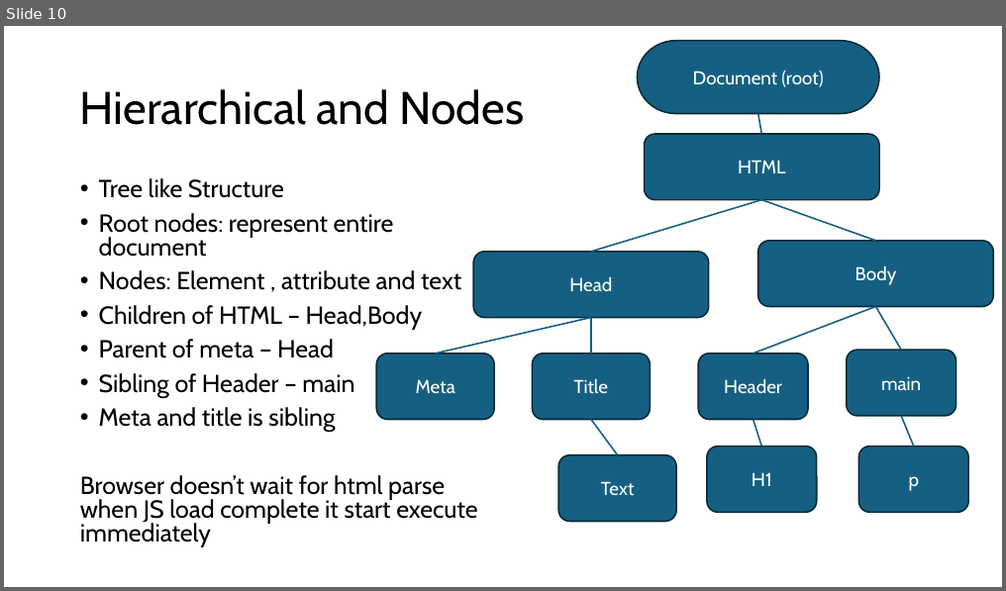
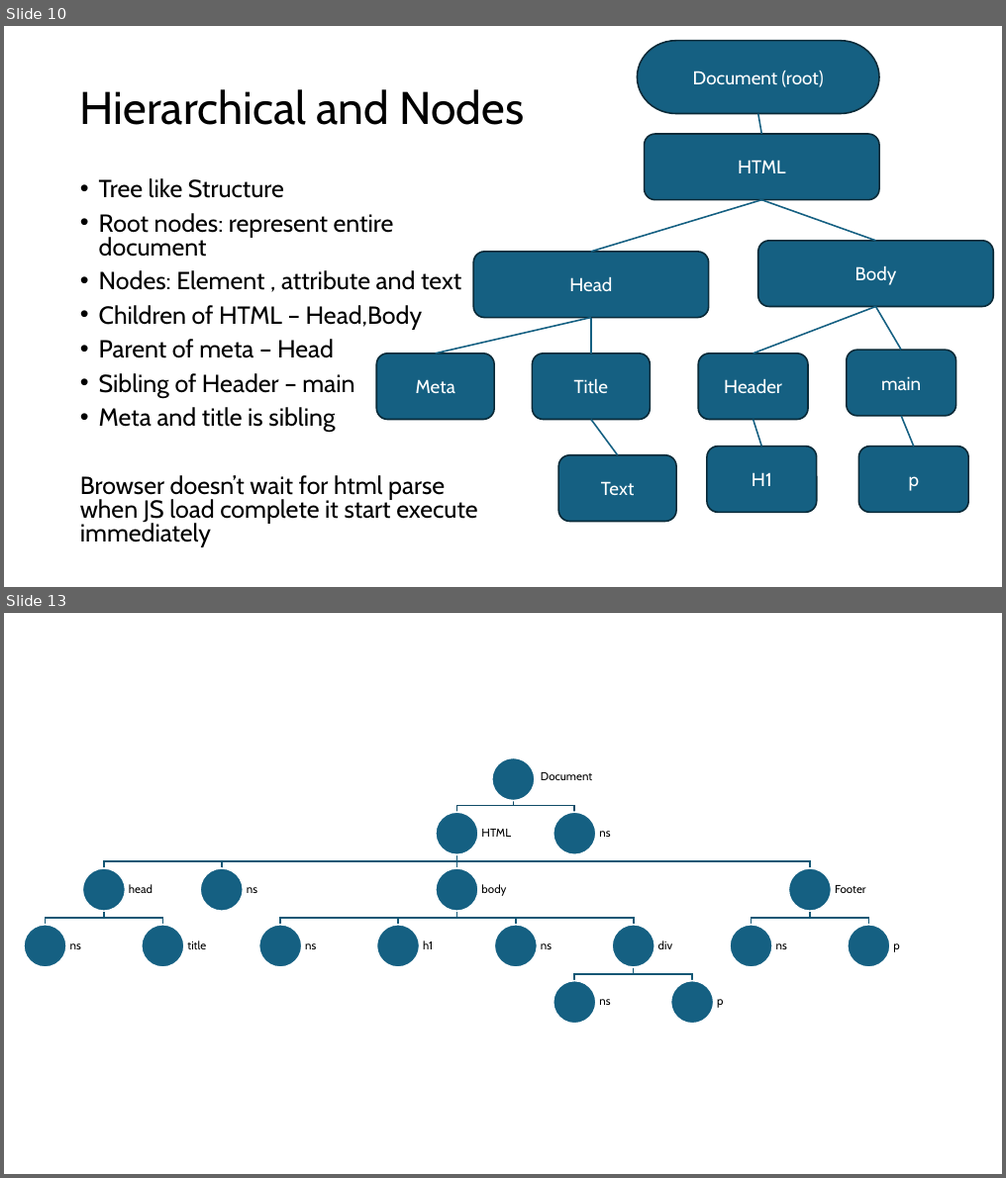
Before and after one commit to PiyushChaturvedii/Batch06, a slide deck: JS/JavaScript.pptx. Shown one above the other, each under a label of ours: slide 10 before the commit, slides 10 and 13 after it; the slides between them are not shown. The pictures are 1006x591 and 1006x1178 pixels, drawn with LibreOffice and Linux fonts; fonts in the diff are those of the drawing. Boxes give left, top, right and bottom in pixels: in the first picture for what was removed or moved away, otherwise in the second. Text is boxed around its words. In the diff, an @@ line names an element or a change of style, - is before the commit and + after.

```diff
--- a/JS/JavaScript.pptx
+++ b/JS/JavaScript.pptx
@@ slide 13 added at (4,613,1002,1174), background #FFFFFF @@
@@ group added at (24,759,899,1024): 17 ellipses, 17 texts, 16 freeform shapes @@
+Document
+HTML
+head
+ns
+title
+ns
+body
+ns
+h1
+ns
+div
+ns
+p
+Footer
+ns
+p
+ns
```
Also in this commit, not shown: 1 slide changed, 3 other slides added, 28 other files.
